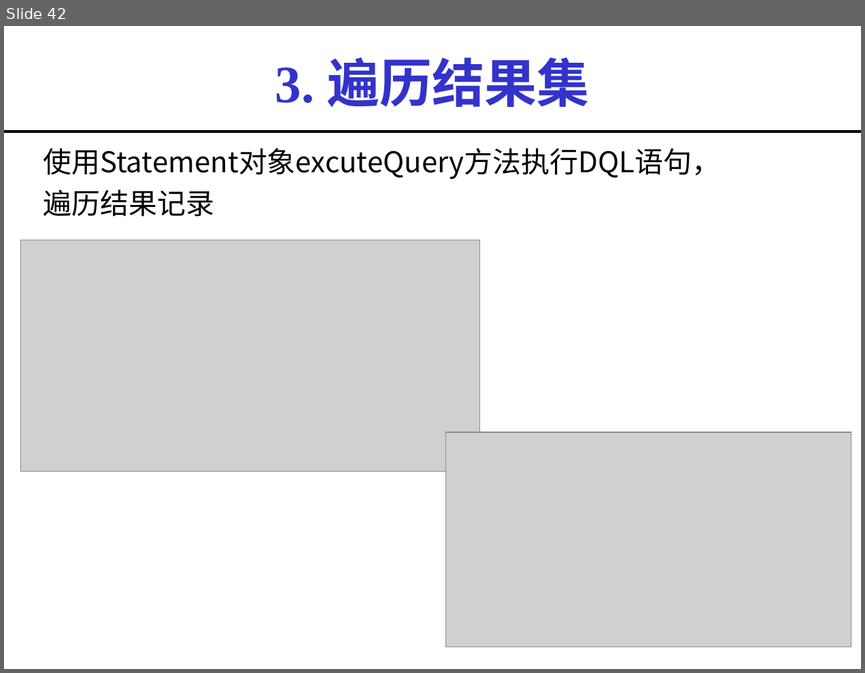
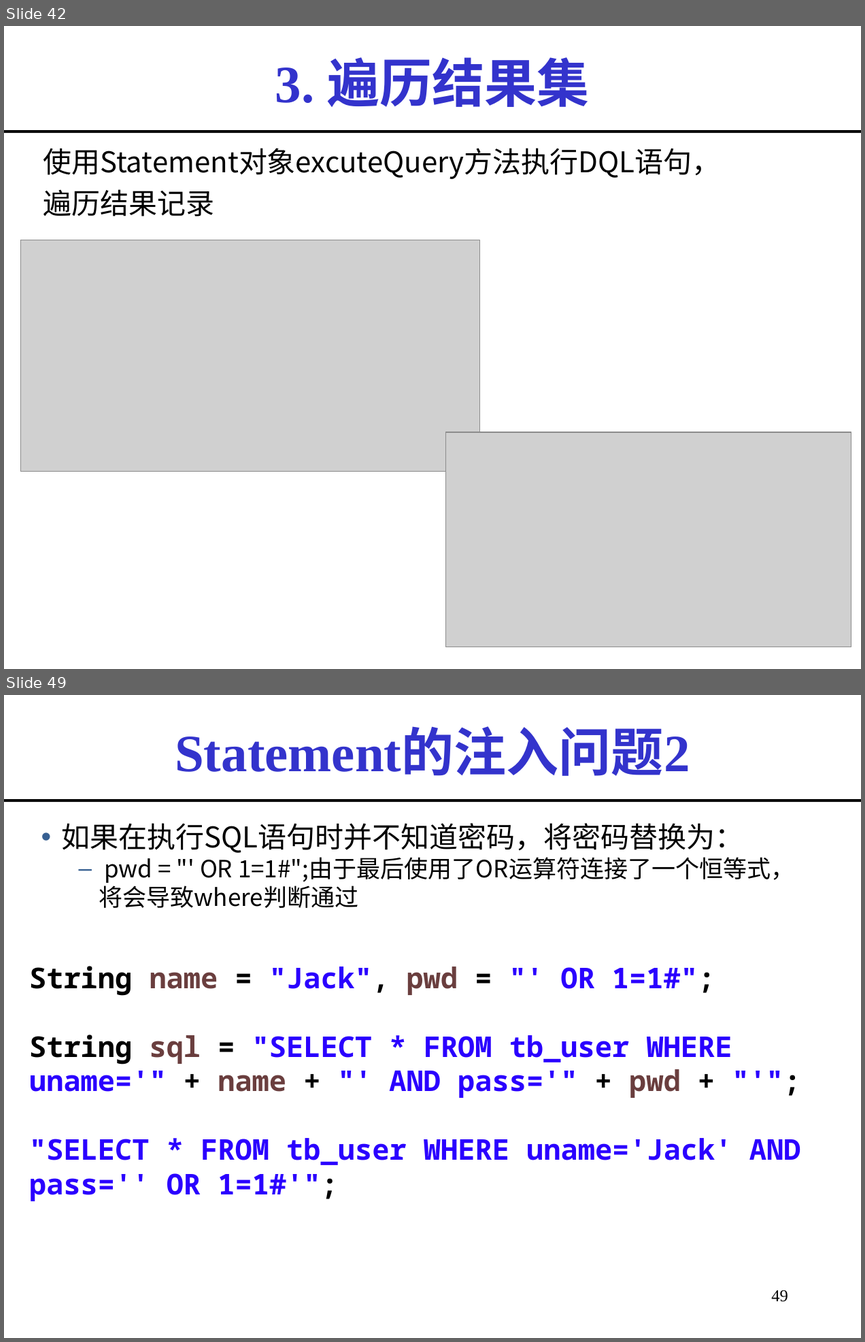
Before and after one commit to imwyw/Java, a slide deck: PPT/javaCh07_数据库连接.ppt. Shown one above the other, each under a label of ours: slide 42 before the commit, slides 42 and 49 after it; the slides between them are not shown. The pictures are 865x673 and 865x1342 pixels, drawn with LibreOffice and Linux fonts; fonts in the diff are those of the drawing; grey boxes stand for pictures. Boxes give left, top, right and bottom in pixels: in the first picture for what was removed or moved away, otherwise in the second. Text is boxed around its words. In the diff, an @@ line names an element or a change of style, - is before the commit and + after.

Commit message:
java 数据库连接

```diff
--- a/PPT/javaCh07_数据库连接.ppt
+++ b/PPT/javaCh07_数据库连接.ppt
@@ slide 49 added at [4,695,861,1338], background #FFFFFF @@
@@ title added at [175,730,690,776], 44 pt, text #3333CC, bold @@
+Statement的注入问题2
@@ line added from (4, 800) to (861, 800), #000000 2.24 pt @@
@@ text added at [61,823,795,908], 20 pt, text #000000 @@
+• 如果在执行SQL语句时并不知道密码，将密码替换为：
+  – pwd = "' OR 1=1#";由于最后使用了OR运算符连接了一个恒等式，将会导致where判断通过
@@ text added at [29,966,801,1201], 24 pt, text #2A00FF, bold @@
+String name = "Jack", pwd = "' OR 1=1#";
+String sql = "SELECT * FROM tb_user WHERE uname='" + name + "' AND pass='" + pwd + "'";
+"SELECT * FROM tb_user WHERE uname='Jack' AND pass='' OR 1=1#'";
@@ page number added at [771,1289,788,1302], 14 pt, text #000000 @@
+49
```
Also in this commit, not shown: 1 slide changed, 29 other slides added, 8 other files.
